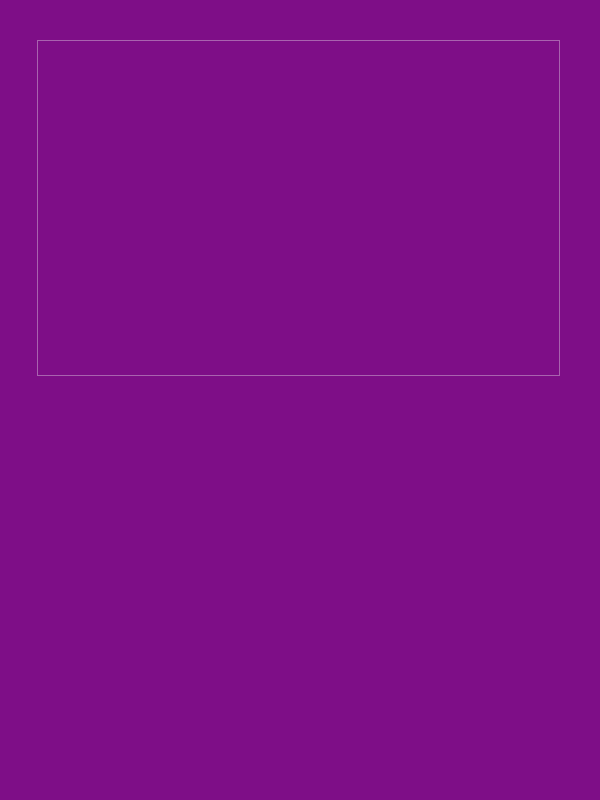
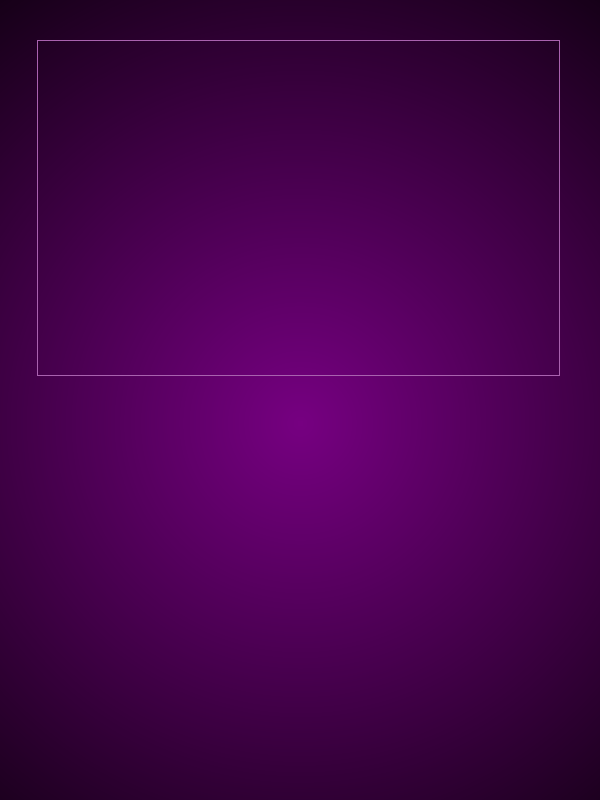
Revision of a layered 600×800 image; what changed, layer by layer:
painted on "Layer 2" over [0, 0, 576, 384]
painted on "Layer 1" over [0, 0, 600, 800]
